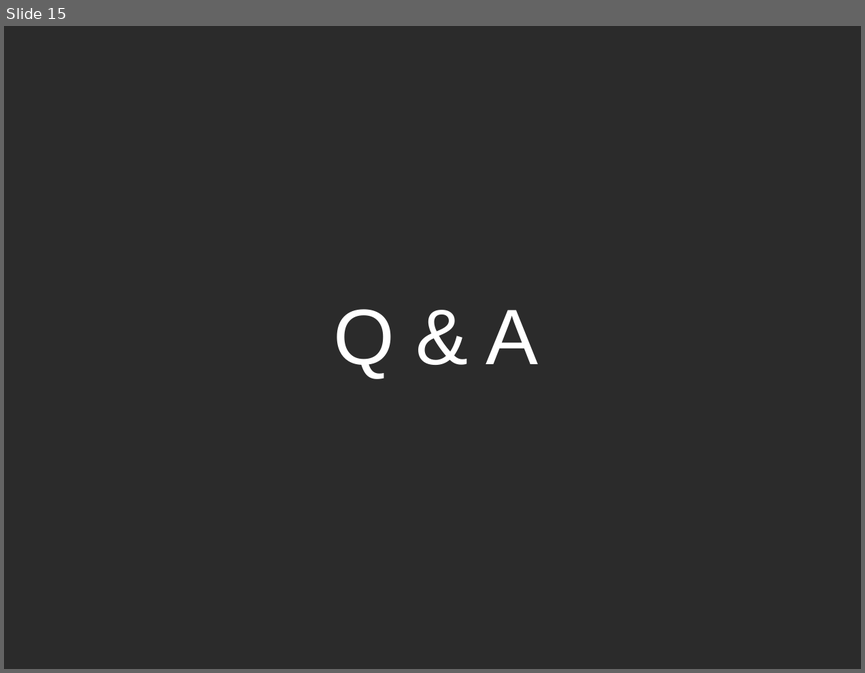
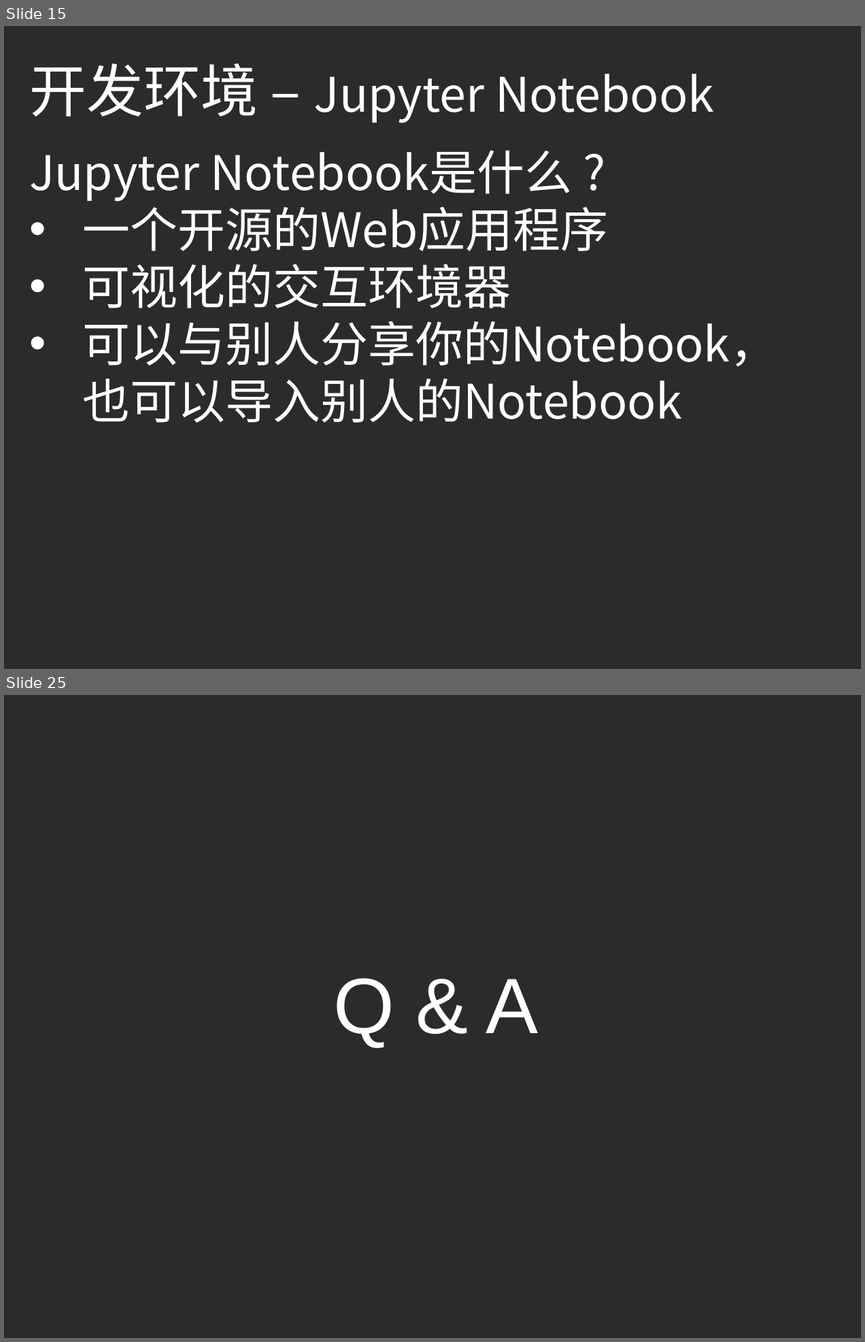
Before and after one commit to ouriris/ml-course, a slide deck: chapter.1/ppt/ML_CH1_Python_Basic.pptx. Shown one above the other, each under a label of ours: slide 15 before the commit, slides 15 and 25 after it; the slides between them are not shown. The pictures are 865x673 and 865x1342 pixels, drawn with LibreOffice and Linux fonts; fonts in the diff are those of the drawing; background and template pictures are left out; a plain dark background stands for a picture behind light text. Boxes give left, top, right and bottom in pixels: in the first picture for what was removed or moved away, otherwise in the second. Text is boxed around its words. In the diff, an @@ line names an element or a change of style, - is before the commit and + after.

```diff
--- a/chapter.1/ppt/ML_CH1_Python_Basic.pptx
+++ b/chapter.1/ppt/ML_CH1_Python_Basic.pptx
@@ slide 15 added at box(4, 26, 861, 669), background picture (left out) @@
@@ text added at box(29, 63, 714, 123), 40 pt, text #FFFFFF @@
+开发环境 – Jupyter Notebook
@@ text added at box(29, 150, 778, 422), 40 pt, text #FFFFFF @@
+Jupyter Notebook是什么 ?
+• 一个开源的Web应用程序
+• 可视化的交互环境器
+• 可以与别人分享你的Notebook，也可以导入别人的Notebook
@@ what was slide 15 is now slide 25 @@
```
Also in this commit, not shown: 1 slide changed, 9 other slides added.
